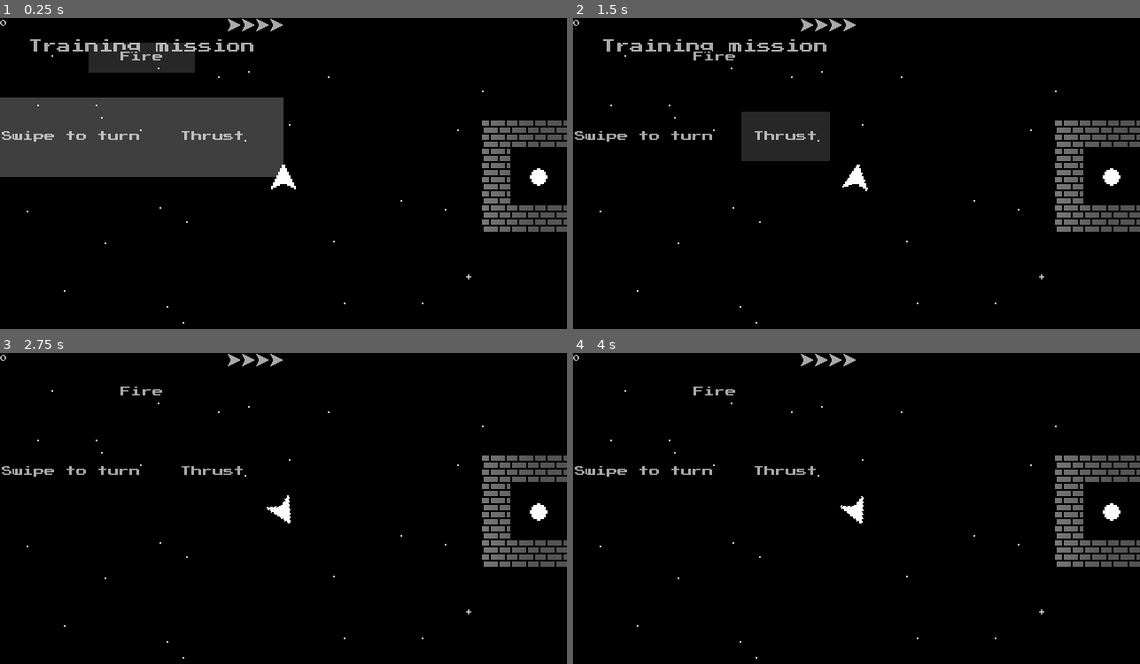
Above: before the commit, frames 1-4 (two rows, left to right).
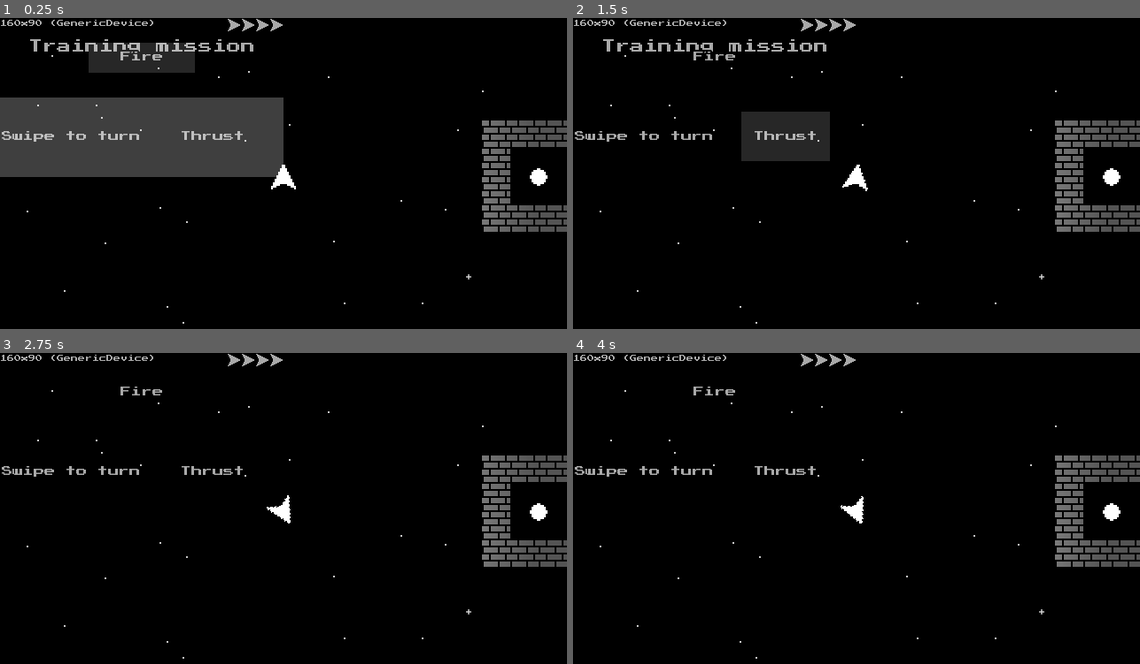
Above: after the commit, the same moments.

Repository: gerald1248/hollows-ng
Game: Godot game, scene res://scenes/main.tscn
Two runs of this game, one before a commit and one after it. Both use one fixed random seed, a clock stepped at 60 frames per second and the inputs below. This scene is started directly instead of the project's main scene.
Inputs (mouse positions are in pixels of both pictures, inside the frame that each line leads up to):
- Up to frame 1 (0.25 s): no input
- Up to frame 2 (1.5 s): move the mouse to (981, 161) at 0.52 s; hold Right (ui_right) 0.53-1.25 s; hold P 0.53-1.25 s; click (981, 161) at 0.67 s; tap Space at 0.77 s; click "Continue" at 1.25 s
- Up to frame 3 (2.75 s): tap Enter at 2 s; drag from (170, 527) to (498, 471) at 2.02 s
- Up to frame 4 (4 s): move the mouse to (913, 443) at 2.77 s; hold Right (ui_right) 2.78-3.5 s; hold P 2.78-3.5 s; click "Continue" at 3.5 s

The runs differ from the first frame. In frame 1, 0.2% of the frame differs, in the area x 0-28%, y 0-3%; in frame 2, 0.2%; in frame 3, 0.2%; in frame 4, 0.2%.

Commit message:
initial computed layout

Diff:
--- a/scripts/global.gd
+++ b/scripts/global.gd
@@ -15,7 +15,9 @@
 var safe_area_position
 var safe_area_size
 var viewport_size
+var is_ios
 var is_ipad
+var x_adjust
 
 func _ready():
 	load_config()
@@ -26,14 +28,26 @@
 	viewport_size = Vector2(OS.window_size.x/4, OS.window_size.y/4)
 
 	# iPad requires an exception for custom drawing
-	# TODO: check if later versions report OS name as iPad OS?
-	is_ipad = OS.get_name() == "iOS" && viewport_size.x/viewport_size.y < 1.34
+	is_ios = OS.get_name() == "iOS"
+	is_ipad = is_ios && viewport_size.x/viewport_size.y < 1.34
 
-	# adjust for devices with base width * 1.5 and up
-	# always apply on iOS
-	if viewport_size.x > 480 || OS.get_name() == "iOS":
-		safe_area_size = Vector2(320, 180)
-		viewport_size = Vector2(320 + safe_area_position.x, 240 if is_ipad else 180)
+	# x-adjustment for widescreen devices
+	x_adjust = 0.0
+
+	# special case iPad
+	if is_ipad:
+		viewport_size = Vector2(320, 240)
+	# iPhone X, 11, ...
+	elif is_ios && viewport_size.x > 340:
+		# TODO: distinguish between iPhones with cutout and Android widescreen phones?
+		x_adjust = 25.0
+		viewport_size = Vector2(320.0 + x_adjust, 180)
+	# iPhone 8 and older
+	elif is_ios:
+		viewport_size = Vector2(320.0, 180.0)
+	# widescreen Android
+	elif viewport_size.x > 330:
+		viewport_size = adjust_viewport_size(viewport_size)
 
 func load_config():
 	var file = File.new()
@@ -43,6 +57,11 @@
 	fx = file.get_var()
 	music = file.get_var()
 	file.close()
+
+func adjust_viewport_size(size):
+	var long_side = max(size.x, size.y)
+	var short_side = min(size.x, size.y)
+	return Vector2(180.0 * round(long_side/short_side), 180.0)
 
 func save_config():
 	var file = File.new()
--- a/scripts/hud.gd
+++ b/scripts/hud.gd
@@ -3,6 +3,9 @@
 var alertCount = 0
 
 func _ready():
+	$vbox.rect_position = global.safe_area_position
+	$vbox.rect_size = global.viewport_size
+
 	layout(global.viewport_size)
 	update_score(global.score)
 
@@ -24,9 +27,6 @@
 		get_node("training-turn-rect").show()
 		get_node("training-thrust-rect").show()
 		get_node("training-animation").play("training")
-
-	$vbox.rect_position = global.safe_area_position
-	$vbox.rect_size = global.safe_area_size
 
 func layout(viewport):
 	$"training-fire".rect_size.x = viewport.x
@@ -78,4 +78,5 @@
 		alertCount = 0
 
 func update_score(i):
-	get_node("vbox/topbar/left/score").text = String(i)
+	#get_node("vbox/topbar/left/score").text = String(i)
+	get_node("vbox/topbar/left/score").text = String(global.viewport_size.x) + "x" + String(global.viewport_size.y) + " (" + OS.get_model_name() + ")"
--- a/scripts/splash.gd
+++ b/scripts/splash.gd
@@ -5,6 +5,7 @@
 var fx_button
 var music_button
 var viewportSize
+var title_box
 var player_box
 var player_box_size
 var player
@@ -17,11 +18,13 @@
 	rng.randomize()
 	var rand = rng.randf_range(0.0, 1.0)
 
+	$vbox.rect_min_size.x = global.viewport_size.x
+	title_box = get_node("vbox/hbox_title")
 	player_box = get_node("vbox/hbox_player")
 	player_box_size = player_box.rect_size
 	player = get_node("vbox/hbox_player/player")
 	weight = get_node("vbox/hbox_player/weight")
-	player.position = Vector2(player_box_size.x / 2, player_box_size.y / 2)
+	player.position = Vector2($vbox.rect_min_size.x / 2 + global.x_adjust, player_box_size.y / 2)
 	player.rotation_degrees = 360 * rand
 	weight.position = player.position + Vector2(25 * cos(2 * PI * -rand), 25 * sin(2 * PI * -rand))
 	weight.rotation_degrees = 360 * rand
Not shown, changed: export_presets.cfg
